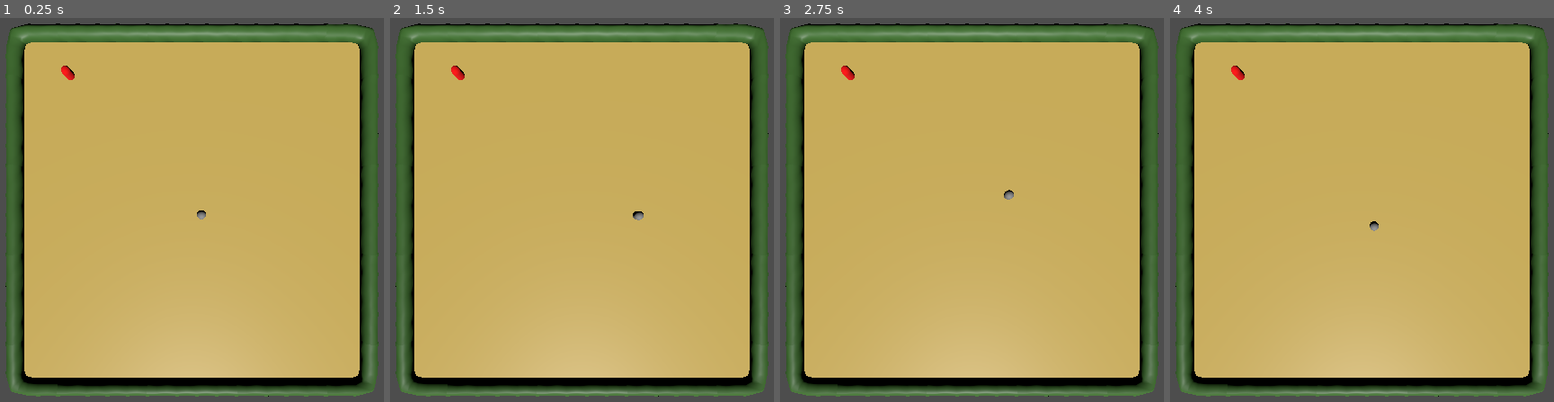
Above: before the commit, frames 1-4 (left to right).
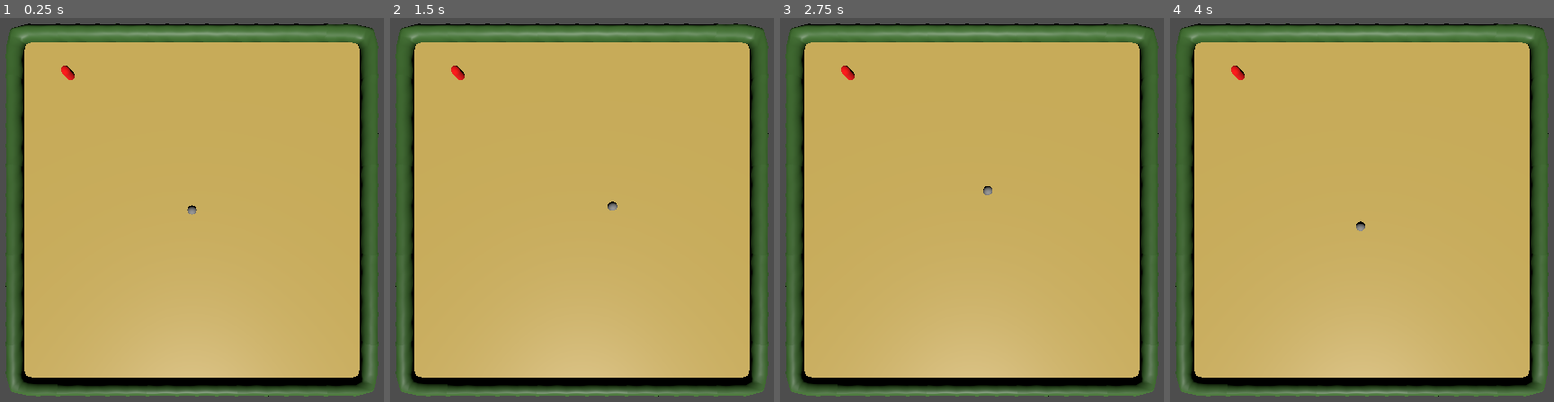
Above: after the commit, the same moments.

Repository: paxwort/microjam-59
Game: Godot game, scene res://Scenes/gameplay-scene.tscn
Two runs of this game, one before a commit and one after it. Both use one fixed random seed, a clock stepped at 60 frames per second and the inputs below. The project has no main scene, so this scene is started directly.
Inputs (mouse positions are in pixels of both pictures, inside the frame that each line leads up to):
- Up to frame 1 (0.25 s): no input
- Up to frame 2 (1.5 s): tap Enter at 0.5 s; move the mouse to (739, 190) at 0.52 s; click (739, 190) at 0.67 s; move the mouse to (439, 229) at 1.27 s; click (439, 229) at 1.42 s
- Up to frame 3 (2.75 s): move the mouse to (1044, 121) at 2.02 s; click (1044, 121) at 2.17 s
- Up to frame 4 (4 s): move the mouse to (1327, 290) at 2.77 s; click (1327, 290) at 2.92 s; move the mouse to (outside the picture) at 3.52 s; click (outside the picture) at 3.67 s

The runs differ from the first frame. In frame 1, less than 0.1% of the frame differs, in the area x 48-54%, y 48-53%; in frame 2, 0.1%, in the area x 56-67%, y 47-53%; in frame 3, 0.1%; in frame 4, less than 0.1%.

Commit message:
Added detection to enemy with chase mechanic

Diff:
--- a/Prefabs/units/enemy1.tscn
+++ b/Prefabs/units/enemy1.tscn
@@ -1,6 +1,6 @@
 [gd_scene format=3 uid="uid://0eheyviiedvo"]
 
-[ext_resource type="Script" uid="uid://cd5q20xiplt08" path="res://Scripts/characters/character_controller.gd" id="1_lvu0w"]
+[ext_resource type="Script" uid="uid://cavxwaag21023" path="res://Scripts/characters/enemy_controller.gd" id="1_j5edr"]
 [ext_resource type="Script" uid="uid://df8mhgdnot34" path="res://Scripts/characters/components/health_component.gd" id="2_j5edr"]
 [ext_resource type="Script" uid="uid://c5p018jgbut74" path="res://Scripts/characters/components/movement_component.gd" id="3_4ahrx"]
 [ext_resource type="Script" uid="uid://b5ub0e6hj1bfj" path="res://Scripts/characters/components/detection_component.gd" id="4_j5edr"]
@@ -19,7 +19,7 @@
 
 [node name="CharacterBody3D" type="CharacterBody3D" parent="." unique_id=664548436 groups=["Enemies"]]
 transform = Transform3D(1, 0, 0, 0, 1, 0, 0, 0, 1, 0, 1, 0)
-script = ExtResource("1_lvu0w")
+script = ExtResource("1_j5edr")
 
 [node name="HealthComponent" type="Node" parent="CharacterBody3D" unique_id=1259452294]
 script = ExtResource("2_j5edr")
@@ -27,7 +27,7 @@
 [node name="MovementComponent" type="Node3D" parent="CharacterBody3D" unique_id=198029386]
 transform = Transform3D(1, 0, 0, 0, 1, 0, 0, 0, 1, 0, -1, 0)
 script = ExtResource("3_4ahrx")
-speed = 0.0
+speed = 3.0
 
 [node name="NavigationAgent3D" type="NavigationAgent3D" parent="CharacterBody3D/MovementComponent" unique_id=507480189]
 
--- a/Scripts/characters/character_controller.gd
+++ b/Scripts/characters/character_controller.gd
@@ -5,8 +5,7 @@
 @onready var _movementComponent: MovementComponent = $MovementComponent
 
 func _ready() -> void:
-	var target = Vector3(10, 0, 5)
-	_movementComponent.move_to_location(target)
+	pass
 
 
 func _unhandled_input(event: InputEvent) -> void:
--- a/Scripts/characters/components/detection_component.gd
+++ b/Scripts/characters/components/detection_component.gd
@@ -12,8 +12,8 @@
 
 func _on_body_entered(body: Node3D) -> void:
 	if body.is_in_group("Chickens"):
-		print_debug("Chicken entered area")
+		player_entered_area.emit(body)
 
 func _on_body_exited(body: Node3D) -> void:
 	if body.is_in_group("Chickens"):
-		print_debug("Chicken exited area")
+		player_lost.emit()
--- a/Scripts/characters/enemy_controller.gd
+++ b/Scripts/characters/enemy_controller.gd
@@ -3,3 +3,29 @@
 
 @onready var _healthComponent: HealthComponent = $HealthComponent
 @onready var _movementComponent: MovementComponent = $MovementComponent
+@onready var _detectionComponent: DetectionComponent = $DetectionComponent
+
+var _target_player: Node3D
+var _is_in_pursuit: bool = false
+
+func _ready() -> void:
+	_target_player = null
+	_is_in_pursuit = false
+	_detectionComponent.player_entered_area.connect(_start_pursuit)
+	_detectionComponent.player_lost.connect(_end_pursuit)
+
+func _process(delta: float) -> void:
+	if _is_in_pursuit && _target_player:
+		_movementComponent.move_to_location(_target_player.global_position)
+
+func _start_pursuit(player: Node3D) -> void:
+	if _target_player:
+		pass
+	_target_player = player
+	_is_in_pursuit = true
+	_movementComponent.move_to_location(_target_player.global_position)
+
+func _end_pursuit() -> void:
+	_target_player = null
+	_is_in_pursuit = false
+	_movementComponent.move_to_location(global_position)
